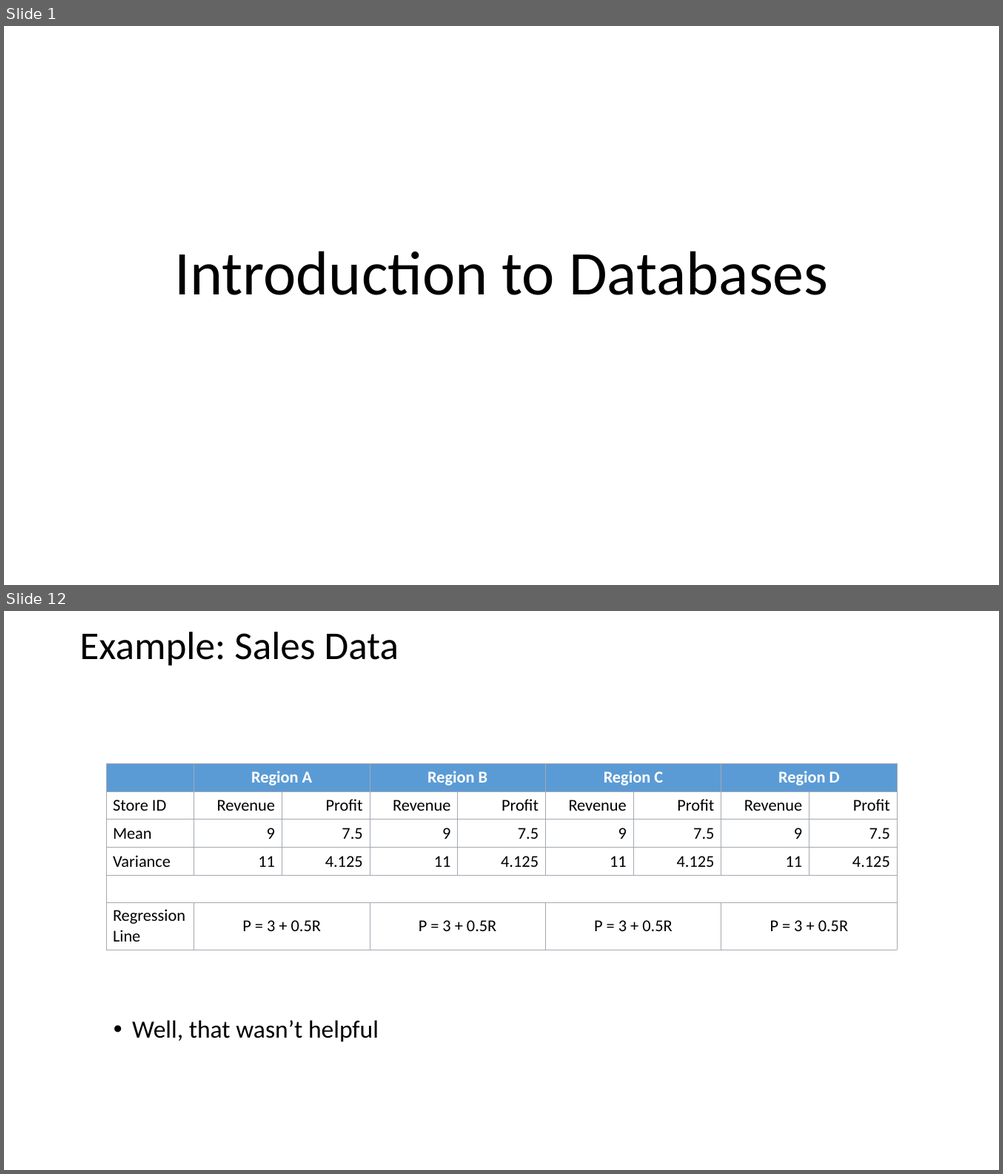
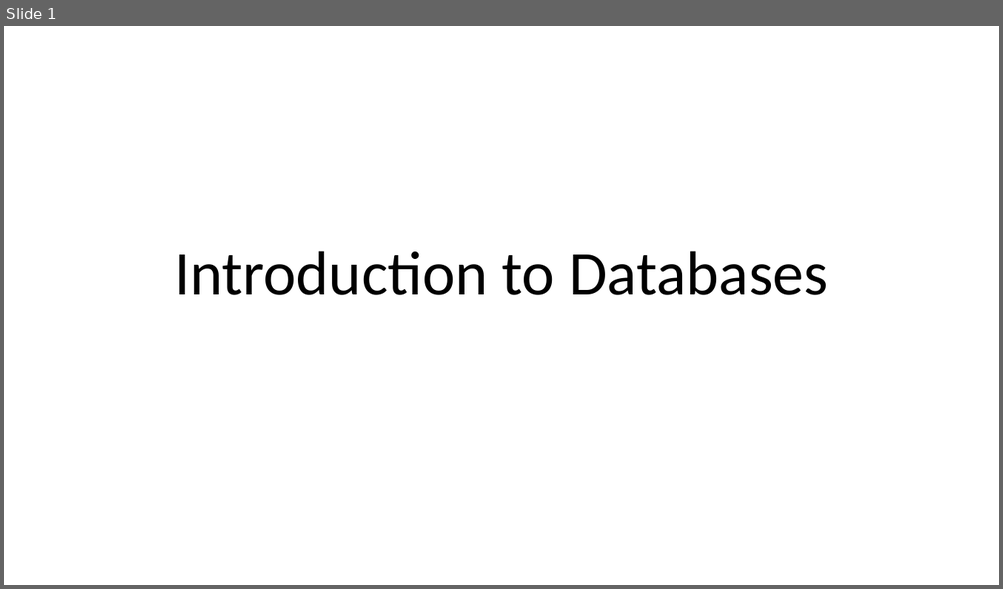
Before and after one commit to ipozdeev/it-skills-for-research, a slide deck: databases/databases_slides.pptx. Shown one above the other, each under a label of ours: slides 1 and 12 before the commit, slide 1 after it; the slides between them are not shown. The pictures are 1003x1174 and 1003x589 pixels, drawn with LibreOffice and Linux fonts; fonts in the diff are those of the drawing. Boxes give left, top, right and bottom in pixels: in the first picture for what was removed or moved away, otherwise in the second. Text is boxed around its words. In the diff, an @@ line names an element or a change of style, - is before the commit and + after.

```diff
--- a/databases/databases_slides.pptx
+++ b/databases/databases_slides.pptx
@@ slide 12 removed at (4,611,999,1170), background #FFFFFF @@
@@ title removed at (79,632,398,666) @@
-Example: Sales Data
@@ table removed at (106,764,899,949), 6 rows, 9 columns @@
- | Region A |  | Region B |  | Region C |  | Region D | 
-Store ID | Revenue | Profit | Revenue | Profit | Revenue | Profit | Revenue | Profit
-Mean | 9 | 7.5 | 9 | 7.5 | 9 | 7.5 | 9 | 7.5
-Variance | 11 | 4.125 | 11 | 4.125 | 11 | 4.125 | 11 | 4.125
- |  |  |  |  |  |  |  | 
-Regression / Line | P = 3 + 0.5R |  | P = 3 + 0.5R |  | P = 3 + 0.5R |  | P = 3 + 0.5R | 
@@ text removed at (132,1020,378,1042) @@
-• Well, that wasn’t helpful
```
Also in this commit, not shown: 4 slides added, 24 other slides removed, 2 other files.
